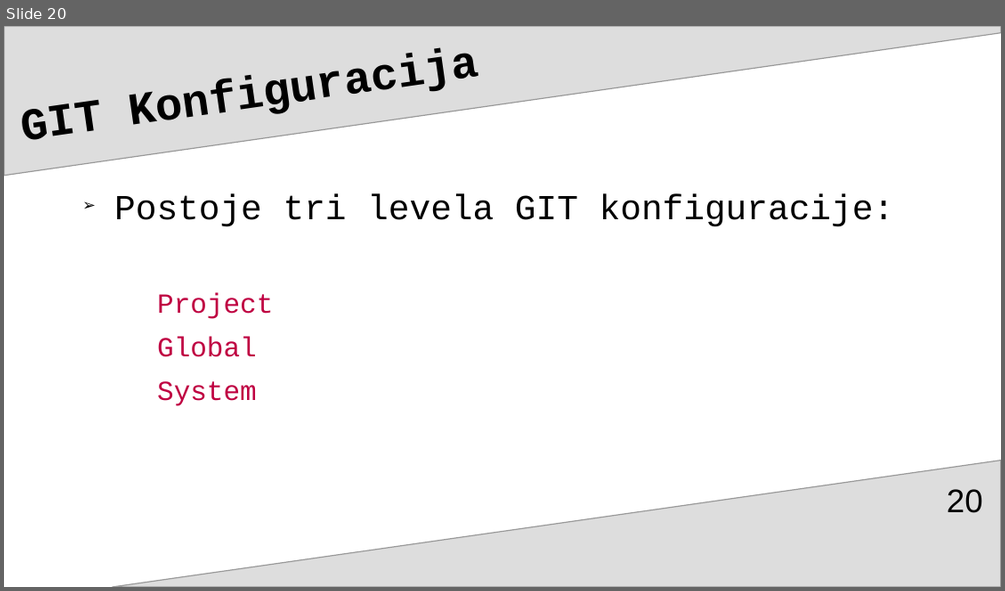
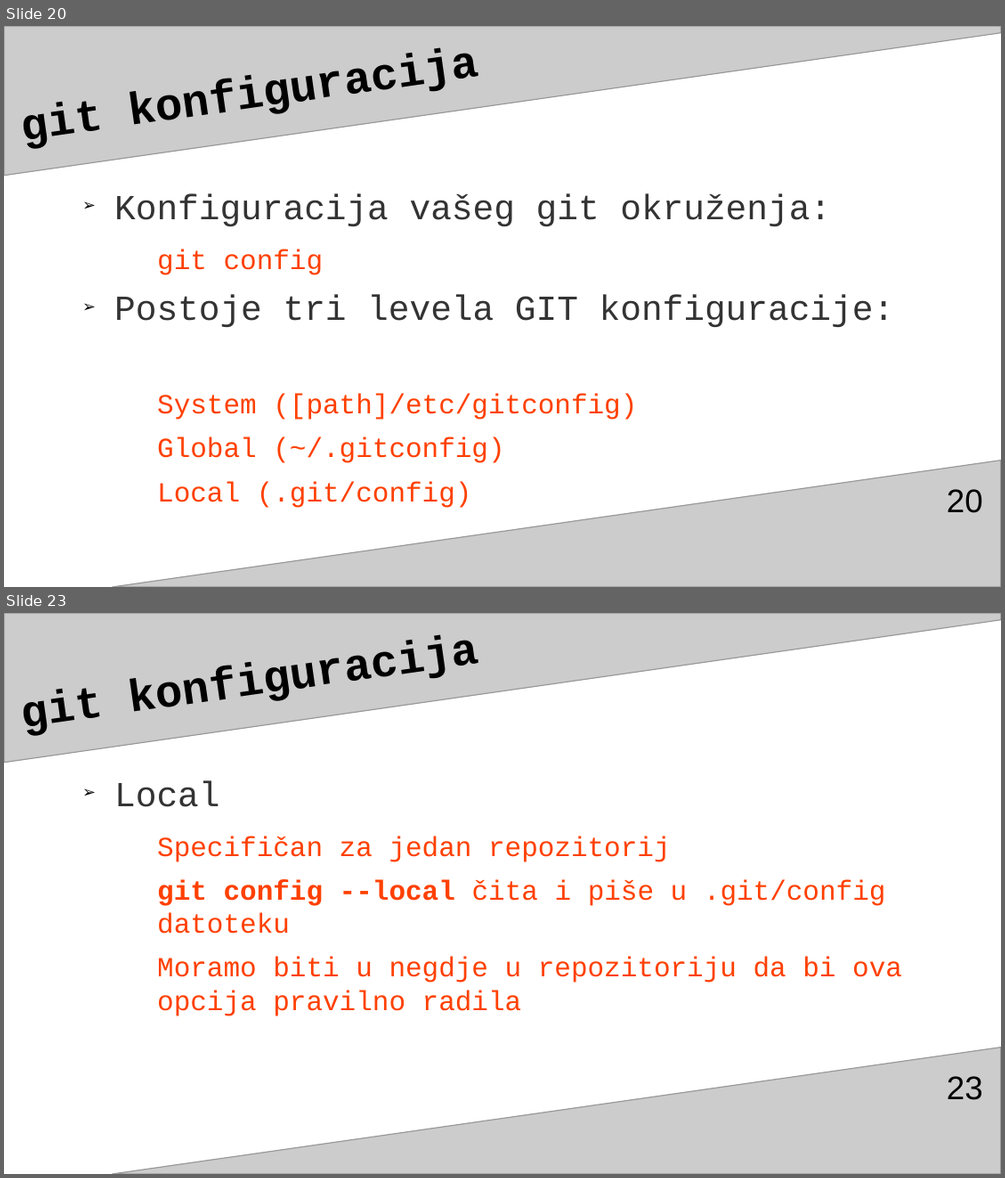
Before and after one commit to adnannukic/prezentacija-za-TSI, a slide deck: gitGitHubAdnanNukićPrez3.odp. Shown one above the other, each under a label of ours: slide 20 before the commit, slides 20 and 23 after it; the slides between them are not shown. The pictures are 1005x591 and 1005x1178 pixels, drawn with LibreOffice and Linux fonts; fonts in the diff are those of the drawing. Boxes give left, top, right and bottom in pixels: in the first picture for what was removed or moved away, otherwise in the second. Text is boxed around its words. In the diff, an @@ line names an element or a change of style, - is before the commit and + after.

```diff
--- a/gitGitHubAdnanNukićPrez3.odp
+++ b/gitGitHubAdnanNukićPrez3.odp
@@ slide 23 added at [4,613,1001,1174], background #FFFFFF; not listed: 2 template elements that a slide beside it also shows @@
@@ title added at [15,613,909,755], 36 pt, text #000000, bold @@
+git konfiguracija
@@ text added at [114,780,902,1016], 22 pt, text #FF4000 @@
+➢ Local
+  Specifičan za jedan repozitorij
+  git config --local čita i piše u .git/config datoteku
+  Moramo biti u negdje u repozitoriju da bi ova opcija pravilno radila
@@ page number added at [947,1076,983,1100], 26 pt, text #000000 @@
+23
@@ slide 20 changed as well @@
@@ freeform shape at [4,26,1001,176]: fill #DDDDDD to #CCCCCC @@
@@ title at [15,26,909,168]: text changed @@
-GIT Konfiguracija
+git konfiguracija
@@ text at [114,193,831,275]: paragraphs added @@
+➢ Konfiguracija vašeg git okruženja:
+  git config
@@ text at [114,295,894,327]: text colour #000000 to #333333 in "Postoje tri levela GIT konfiguracije:" @@
@@ text at [157,394,637,507]: text changed; text colour #BF0041 to #FF4000 @@
-  Project
-  Global
-  System
+  System ([path]/etc/gitconfig)
+  Global (~/.gitconfig)
+  Local (.git/config)
@@ freeform shape at [113,460,1001,587]: fill #DDDDDD to #CCCCCC @@
```
Also in this commit, not shown: 110 other slides changed, 8 other slides added, 1 slide removed.
